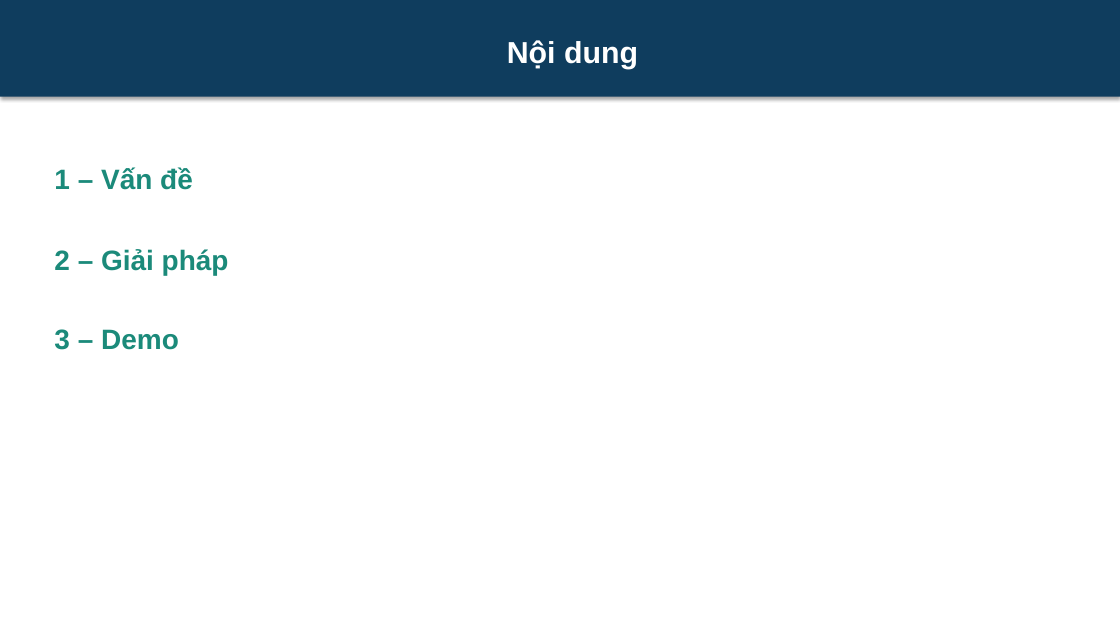
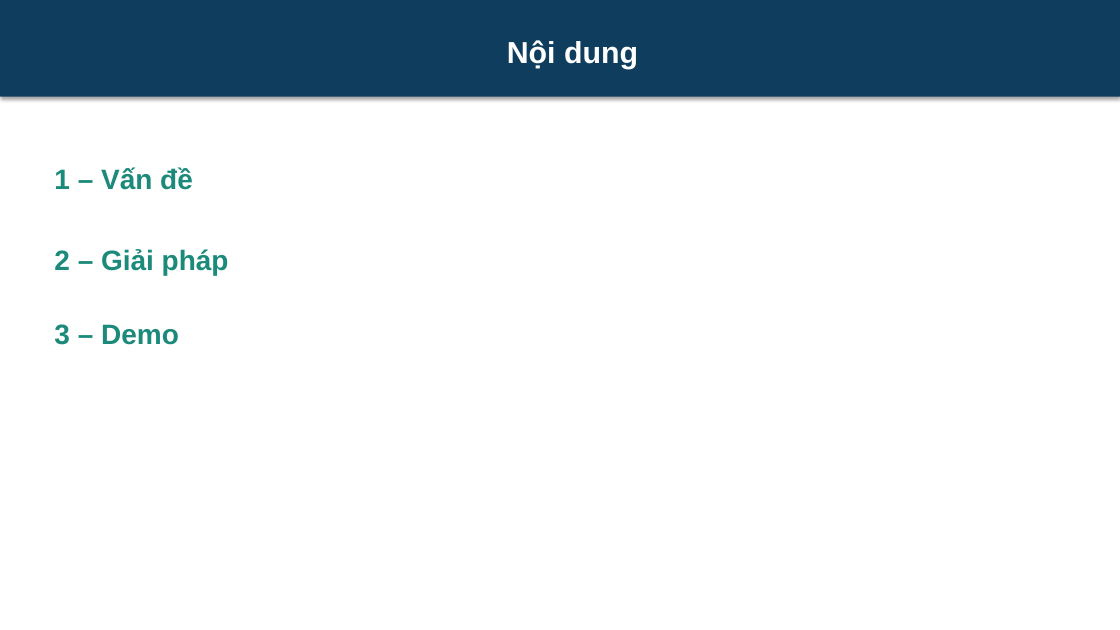
Before and after one commit to DongTrieu0310/AI_HealthCareAssitant, a slide deck: slide 2 of docs/Slide.pptx. Drawn at 1120x630 pixels with LibreOffice and Linux fonts; fonts in the diff are those of the drawing. Boxes give left, top, right and bottom in pixels: in the first picture for what was removed or moved away, otherwise in the second. Text is boxed around its words. In the diff, an @@ line names an element or a change of style, - is before the commit and + after.

```diff
--- a/docs/Slide.pptx
+++ b/docs/Slide.pptx
@@ text "1 – Vấn đề" rewrapped from [54,167,229,350] to [54,167,229,345] @@
```
Also in this commit, not shown: 1 other slide changed, 1 other file.
